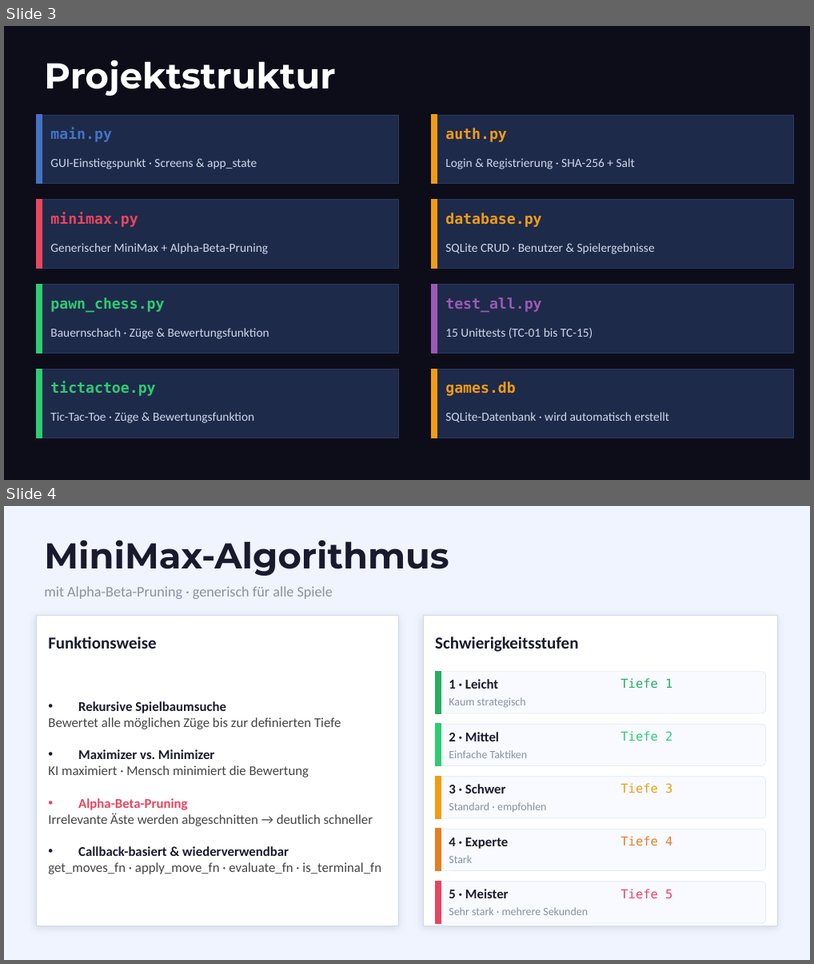
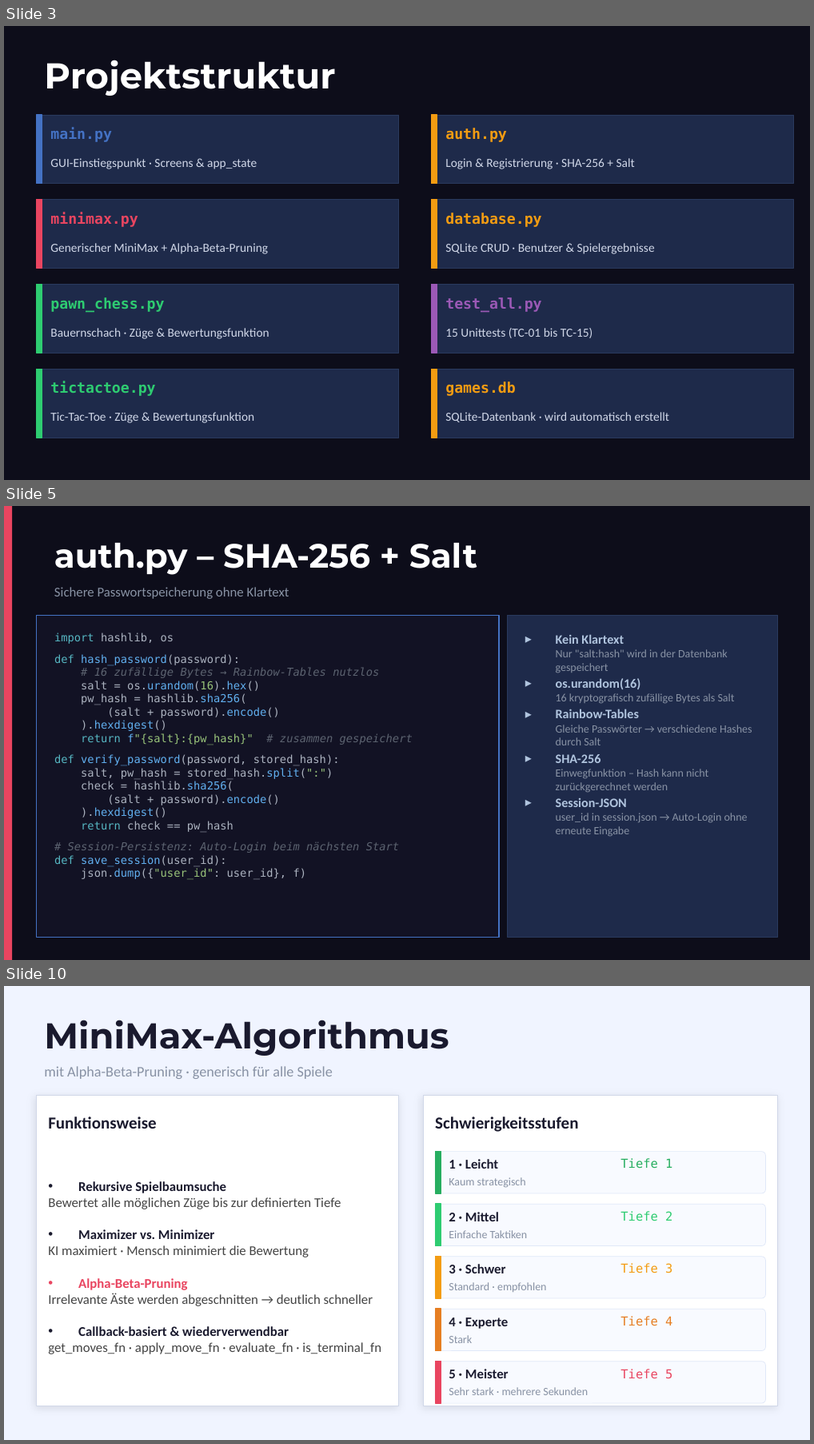
Before and after one commit to Tasterloster/Projekt_berufsschule, a slide deck: Präsentation/Präsentation_Projekt/HHBKTendo_Praesentation_1.pptx. Shown one above the other, each under a label of ours: slides 3 and 4 before the commit, slides 3, 5 and 10 after it; the slides between them are not shown. The pictures are 814x964 and 814x1444 pixels, drawn with LibreOffice and Linux fonts; fonts in the diff are those of the drawing. Boxes give left, top, right and bottom in pixels: in the first picture for what was removed or moved away, otherwise in the second. Text is boxed around its words. In the diff, an @@ line names an element or a change of style, - is before the commit and + after.

```diff
--- a/Präsentation/Präsentation_Projekt/HHBKTendo_Praesentation_1.pptx
+++ b/Präsentation/Präsentation_Projekt/HHBKTendo_Praesentation_1.pptx
@@ slide 5 added at box(4, 506, 810, 960), background #0D0D1A @@
@@ rectangle added at box(4, 506, 12, 959), fill #E94560 @@
@@ text added at box(54, 543, 478, 575), 30 pt, text #FFFFFF, bold @@
+auth.py – SHA-256 + Salt
@@ text added at box(54, 587, 290, 599), 12 pt, text #8892A4 @@
+Sichere Passwortspeicherung ohne Klartext
@@ rectangle added at box(36, 615, 499, 936), fill #121224, outline #4472C4 0.75 pt @@
@@ rectangle added at box(507, 615, 778, 936), fill #1E2A4A, outline #2A3A5E 0.5 pt @@
@@ text added at box(54, 632, 413, 880), 9.8 pt, text #ABB2BF @@
+import hashlib, os
+def hash_password(password):
+# 16 zufällige Bytes → Rainbow-Tables nutzlos
+salt = os.urandom(16).hex()
+pw_hash = hashlib.sha256(
+(salt + password).encode()
+).hexdigest()
+return f"{salt}:{pw_hash}" # zusammen gespeichert
+def verify_password(password, stored_hash):
+salt, pw_hash = stored_hash.split(":")
+check = hashlib.sha256(
+(salt + password).encode()
+).hexdigest()
+return check == pw_hash
+# Session-Persistenz: Auto-Login beim nächsten Start
+def save_session(user_id):
+json.dump({"user_id": user_id}, f)
@@ text added at box(556, 634, 753, 836), 10 pt, text #8892A4 @@
+▸ Kein Klartext
+Nur "salt:hash" wird in der Datenbank gespeichert
+▸ os.urandom(16)
+16 kryptografisch zufällige Bytes als Salt
+▸ Rainbow-Tables
+Gleiche Passwörter → verschiedene Hashes durch Salt
+▸ SHA-256
+Einwegfunktion – Hash kann nicht zurückgerechnet werden
+▸ Session-JSON
+user_id in session.json → Auto-Login ohne erneute Eingabe
@@ what was slide 4 is now slide 10 @@
```
Also in this commit, not shown: 5 other slides added.
